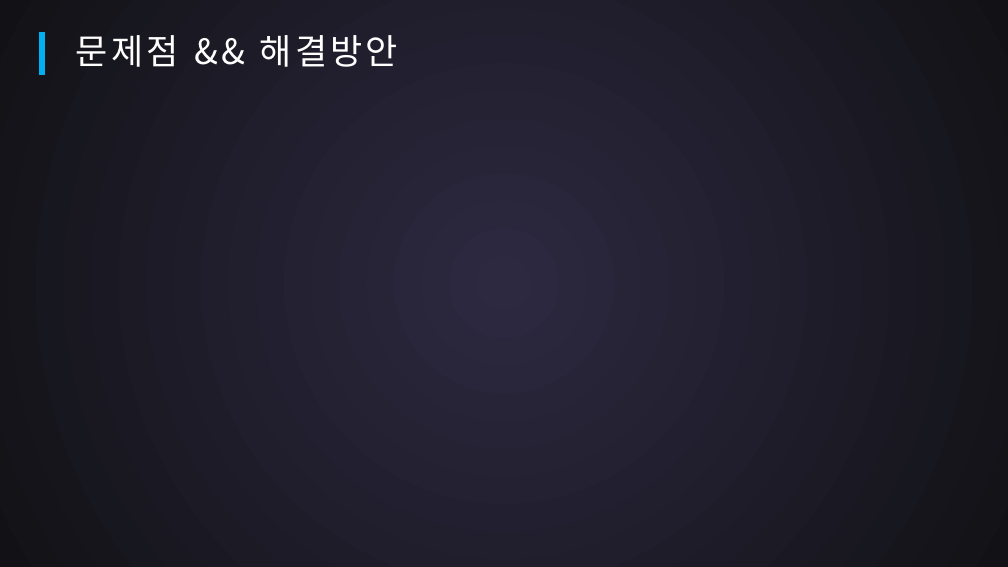
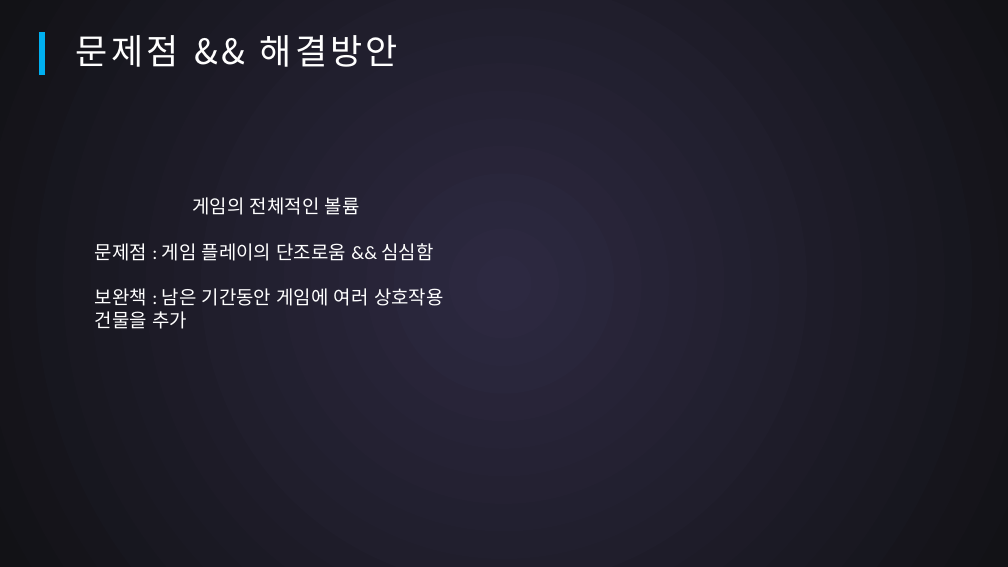
Before and after one commit to SuperTaeJun/GraduationWork, a slide deck: slide 13 of 작업일지 && 졸작자료/중간평가.pptx (slide 11 before the commit). Drawn at 1008x567 pixels with LibreOffice and Linux fonts; fonts in the diff are those of the drawing. Boxes give left, top, right and bottom in pixels: in the first picture for what was removed or moved away, otherwise in the second. Text is boxed around its words. In the diff, an @@ line names an element or a change of style, - is before the commit and + after.

```diff
--- a/작업일지 && 졸작자료/중간평가.pptx
+++ b/작업일지 && 졸작자료/중간평가.pptx
@@ text added at box(95, 197, 444, 329), 18 pt, text #FFFFFF @@
+게임의 전체적인 볼륨
+문제점 : 게임 플레이의 단조로움 && 심심함
+보완책 : 남은 기간동안 게임에 여러 상호작용 건물을 추가
```
Also in this commit, not shown: 6 other slides changed, 2 slides added, 1 other file.
